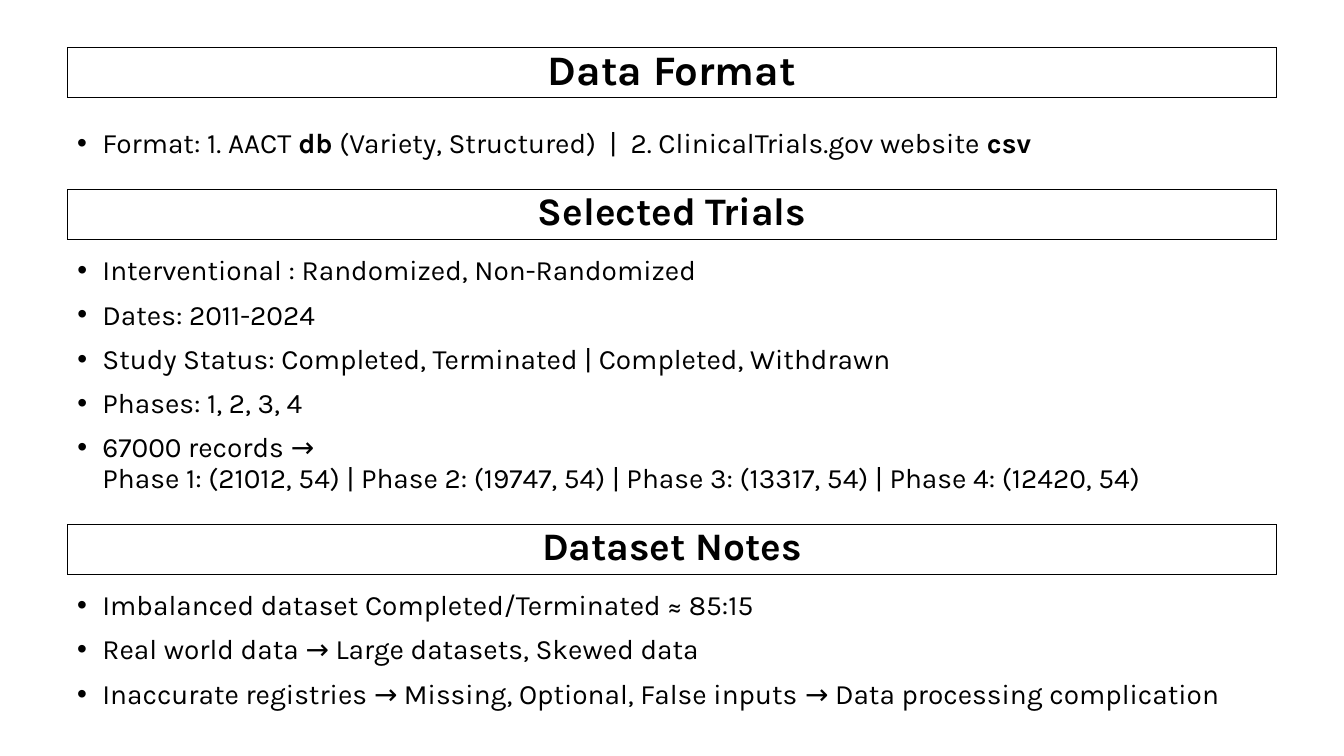
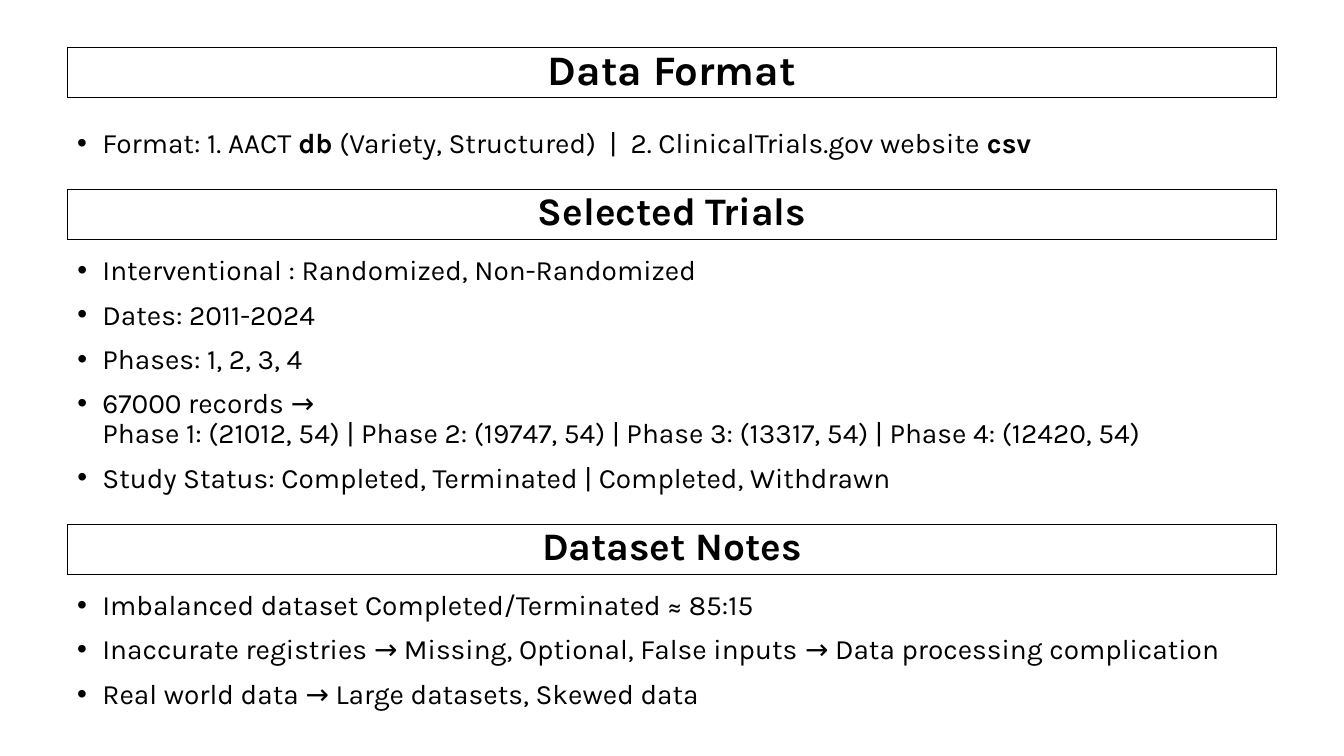
Before and after one commit to AndreouEugenia/Thesis, a slide deck: slide 7 of Thesis_Presentation.pptx. Drawn at 1344x756 pixels with LibreOffice and Linux fonts; fonts in the diff are those of the drawing; background and template pictures are left out. Boxes give left, top, right and bottom in pixels: in the first picture for what was removed or moved away, otherwise in the second. Text is boxed around its words. In the diff, an @@ line names an element or a change of style, - is before the commit and + after.

```diff
--- a/Thesis_Presentation.pptx
+++ b/Thesis_Presentation.pptx
@@ text at [102,349,890,376]: paragraph removed @@
-• Study Status: Completed, Terminated | Completed, Withdrawn
@@ text at [102,468,890,495]: paragraph added @@
+• Study Status: Completed, Terminated | Completed, Withdrawn
@@ text at [102,639,1219,666]: paragraph added @@
+• Inaccurate registries → Missing, Optional, False inputs → Data processing complication
@@ text at [102,684,1219,711]: paragraph removed @@
-• Inaccurate registries → Missing, Optional, False inputs → Data processing complication
```
Also in this commit, not shown: 7 other slides changed, 2 other files.
